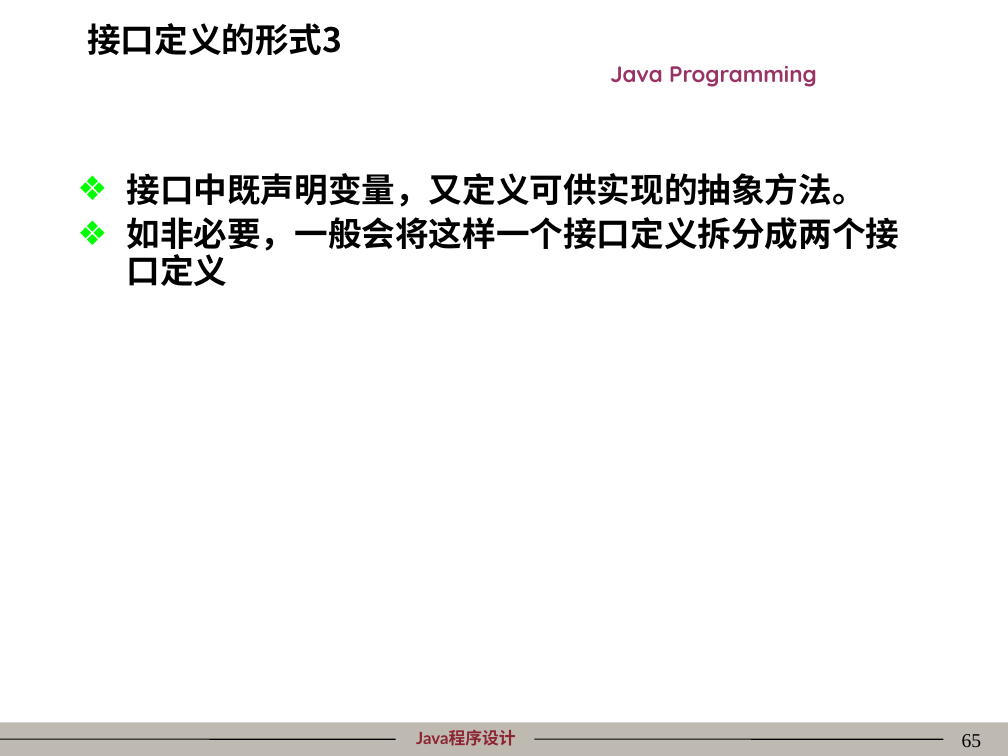
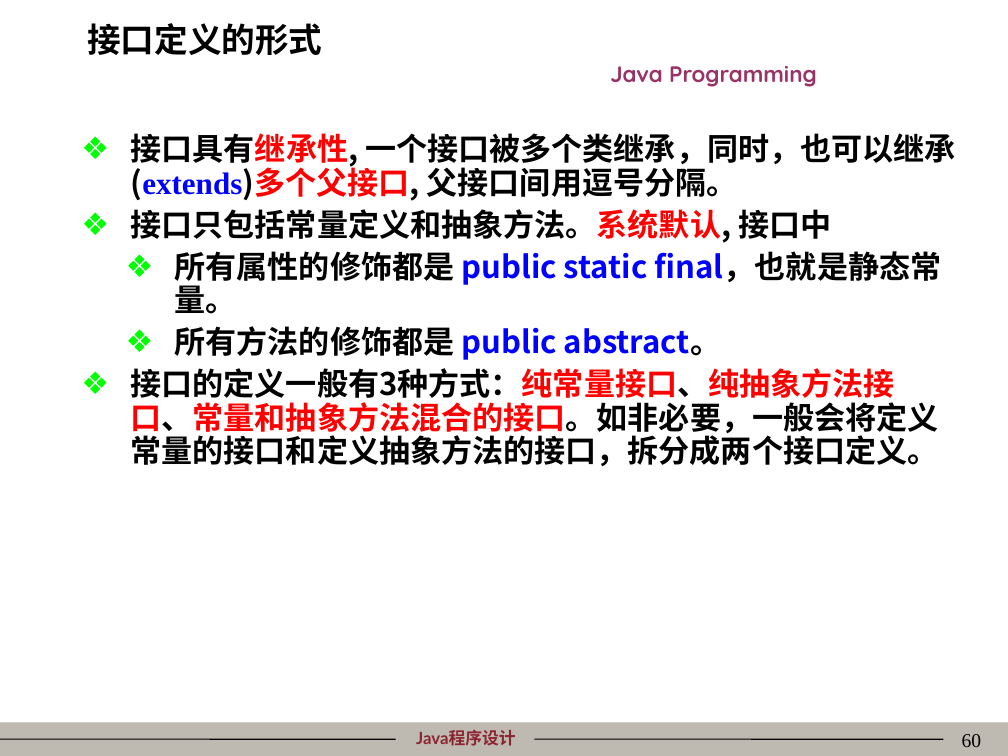
Before and after one commit to mordeky/Java, a slide deck: slide 60 of PPT/04类的封装性、继承性、多态性与接口.ppt (slide 65 before the commit). Drawn at 1008x756 pixels with LibreOffice and Linux fonts; fonts in the diff are those of the drawing; background and template pictures are left out. Boxes give left, top, right and bottom in pixels: in the first picture for what was removed or moved away, otherwise in the second. Text is boxed around its words. In the diff, an @@ line names an element or a change of style, - is before the commit and + after.

Commit message:
修正chp04的PPT, 增加了抽象类、接口、内部类的Java代码.

```diff
--- a/PPT/04类的封装性、继承性、多态性与接口.ppt
+++ b/PPT/04类的封装性、继承性、多态性与接口.ppt
@@ title at [87,23,322,55]: text changed @@
-接口定义的形式3
+接口定义的形式
@@ text added at [131,133,955,466], 22.2 pt, text #000000, bold @@
+❖ 接口具有继承性, 一个接口被多个类继承，同时，也可以继承(extends)多个父接口, 父接口间用逗号分隔。
+❖ 接口只包括常量定义和抽象方法。系统默认, 接口中
+  ❖ 所有属性的修饰都是 public static final，也就是静态常量。
+  ❖ 所有方法的修饰都是 public abstract。
+❖ 接口的定义一般有3种方式：纯常量接口、纯抽象方法接口、常量和抽象方法混合的接口。如非必要，一般会将定义常量的接口和定义抽象方法的接口，拆分成两个接口定义。
@@ text removed at [126,173,899,286] @@
-❖ 接口中既声明变量，又定义可供实现的抽象方法。
-❖ 如非必要，一般会将这样一个接口定义拆分成两个接口定义
@@ page number at [962,734,982,747]: text changed @@
-65
+60
```
Also in this commit, not shown: 11 other slides changed, 3 slides added, 17 slides removed, 15 other files.
